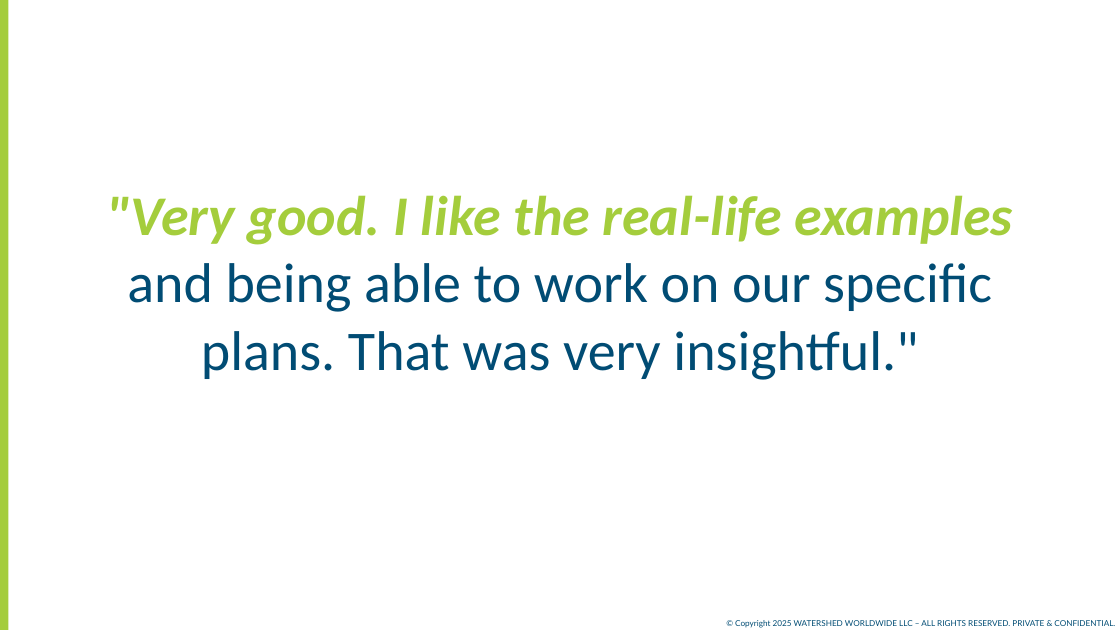
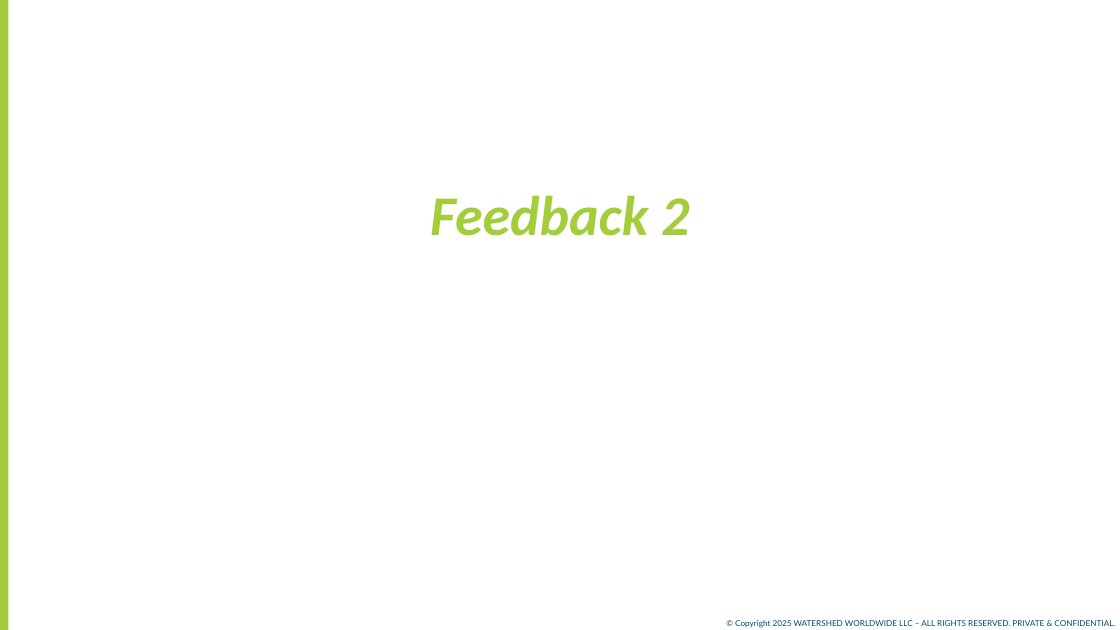
Before and after one commit to Careers-Portfolio/Joe-Don-Altamarino, a slide deck: slide 3 of ER - 02-10-26 - MPC - AOP2 (Marcelo)(5335).pptx. Drawn at 1120x630 pixels with LibreOffice and Linux fonts; fonts in the diff are those of the drawing. Boxes give left, top, right and bottom in pixels: in the first picture for what was removed or moved away, otherwise in the second. Text is boxed around its words. In the diff, an @@ line names an element or a change of style, - is before the commit and + after.

```diff
--- a/ER - 02-10-26 - MPC - AOP2 (Marcelo)(5335).pptx
+++ b/ER - 02-10-26 - MPC - AOP2 (Marcelo)(5335).pptx
@@ text at <box>430,195,689,236</box>: text changed; text colour #014C74 to #A4CD3C; bold on; italic on @@
-"Very good. I like the real-life examples and being able to work on our specific plans. That was very insightful."
+Feedback 2
```
Also in this commit, not shown: 4 other slides changed, 10 other files.
